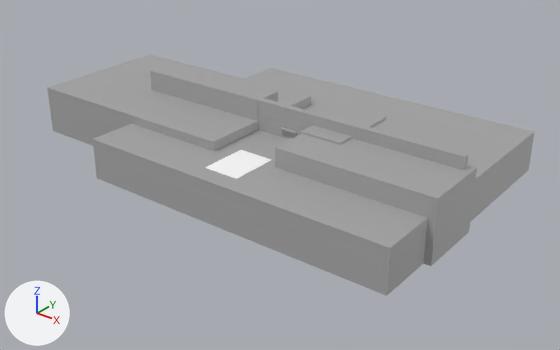
The FBX model Assets/Animations/Setup/SubScenes/SubScene - RollerDoor.fbx: old version first, new version second.
Camera for both pictures: a 50 mm lens placed at (124.0, -186.3, 154.6), pointed at (-1.2, -29.7, 57.5). The axes (+X, +Y, +Z) are drawn at lower left. The lights are the same throughout. The first picture is the older version. Where no turn or scale is listed for an object, it has been applied to the vertices.
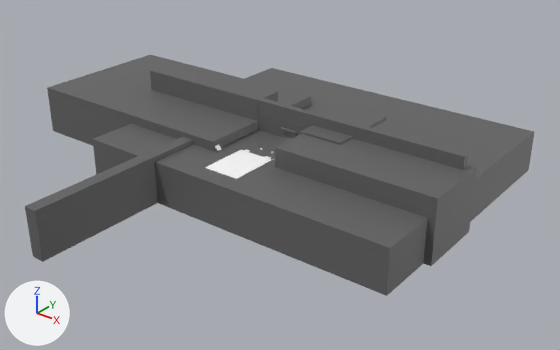
Boxes (x1, y1, x2, y2) around the edits, measured in the pictures (560 x 350 px):
'Cube__16_', recoloured, surface changed (grey to dark grey): (92, 68, 534, 296) in both
'Cube__19_', recoloured, surface changed (grey to dark grey): (275, 134, 477, 266) in both
'Cube__21_', recoloured, surface changed (grey to dark grey): (47, 55, 311, 151) in both
'Cube__24_', added: after (25, 137, 193, 262)
'Cube__23_', recoloured, surface changed: (151, 69, 469, 170) in both
'Cube__22_', recoloured, surface changed (grey to dark grey): (150, 63, 278, 121) in both
'Cube__20_', recoloured, surface changed (grey to dark grey): (300, 107, 386, 145) in both
'Backing', recoloured, surface changed (grey to dark grey): (258, 114, 307, 137) in both
'RollerDoor', recoloured, surface changed: (280, 127, 297, 137) in both
'Base', now drawn: after (213, 144, 222, 152)

The edits, one by one:
In material 'MainSurface' (mat_mainsurface), emission_color is no longer (0.0377, 0.0377, 0.0377), dark grey #373737.
In material 'MainSurface' (mat_mainsurface), emission_strength is no longer 1.0.
Material 'MainSurface' (mat_mainsurface) changes colour from grey #9b9b9b to dark grey #626262; in linear values from (0.33, 0.33, 0.33) to (0.123, 0.123, 0.123).
Object 'Cube__24_' (ob_cube__24) is new; it shows me_scene_005.
Its parent is ob_subscene___rollerdoor.
Its location is (-2331.0, 6138.0, 4838.0).
Its scale is (3.83, 13.9, 98.2).
